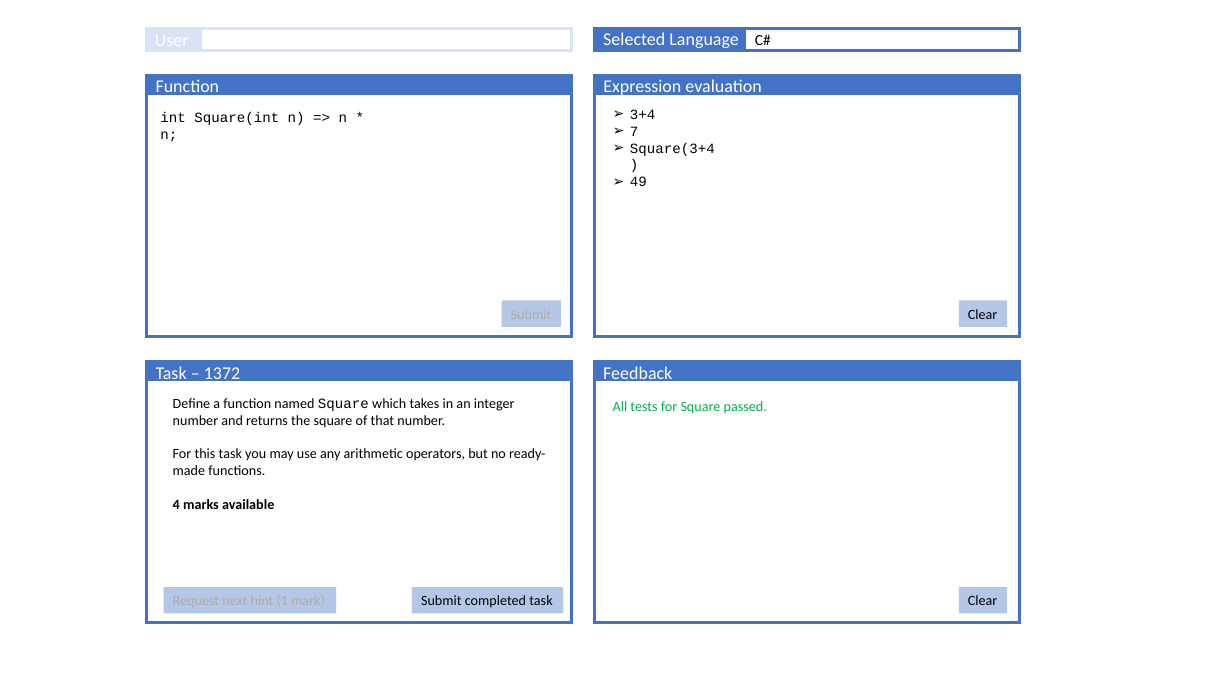
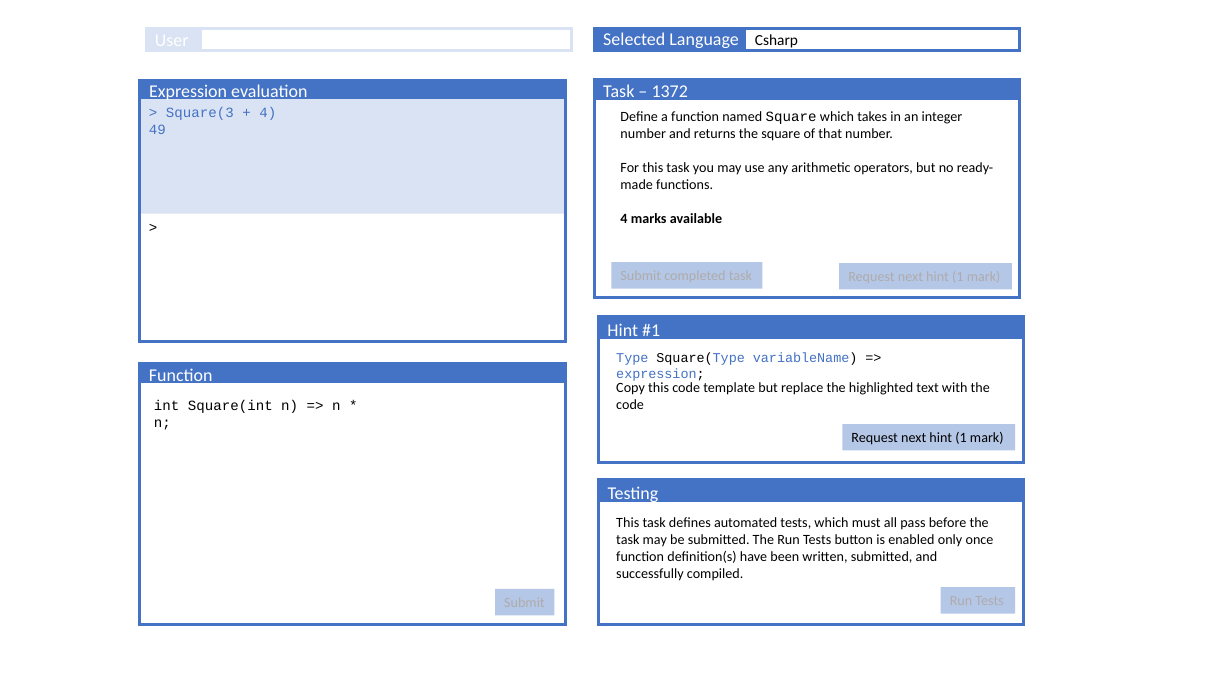
Before and after one commit to MetalUp/Express, a slide deck: slide 2 of ILE Design overview.pptx. Drawn at 1232x693 pixels with LibreOffice and Linux fonts; fonts in the diff are those of the drawing. Boxes give left, top, right and bottom in pixels: in the first picture for what was removed or moved away, otherwise in the second. Text is boxed around its words. In the diff, an @@ line names an element or a change of style, - is before the commit and + after.

```diff
--- a/ILE Design overview.pptx
+++ b/ILE Design overview.pptx
@@ text at (755, 34, 798, 50): text changed @@
-C#
+Csharp
@@ 2 rectangles, 1 text: place and size @@
-2 rectangles, 1 text at (594, 75, 1019, 336)
+2 rectangles, 1 text at (140, 80, 565, 342)
@@ text "Task – 1372": place and size @@
-text "Task – 1372" at (156, 366, 240, 384)
+text "Task – 1372" at (603, 84, 688, 103)
@@ rectangle: place and size @@
-rectangle at (146, 361, 571, 379)
+rectangle at (594, 79, 1019, 98)
@@ rectangle: place and size @@
-rectangle at (146, 361, 571, 623)
+rectangle at (594, 79, 1019, 298)
@@ rectangle added at (140, 102, 565, 213), fill #DAE3F3 @@
@@ rectangle added at (140, 99, 565, 142), fill #DAE3F3, 11 pt, text #4472C4 @@
+> Square(3 + 4)
+49
@@ text "Define a function named Square ..." rewrapped from (173, 398, 545, 509) to (620, 111, 993, 189) @@
@@ text removed at (630, 109, 715, 186) @@
-➢ 3+4
-➢ 7
-➢ Square(3+4)
-➢ 49
@@ rectangle added at (140, 213, 565, 325), fill #FFFFFF, 11 pt, text #000000 @@
+>
@@ rectangle added at (612, 262, 763, 289), fill #B4C7E7 @@
@@ rectangle: place and size @@
-rectangle at (164, 587, 336, 614)
+rectangle at (839, 263, 1012, 290)
@@ rectangle: place and size @@
-rectangle at (594, 361, 1019, 379)
+rectangle at (599, 317, 1024, 338)
@@ rectangle added at (599, 317, 1024, 463), outline #4472C4 2.25 pt @@
@@ text added at (607, 323, 660, 341), 14 pt, text #FFFFFF @@
+Hint #1
@@ rectangle removed at (959, 300, 1007, 327) @@
-Clear
@@ text added at (616, 352, 858, 381), 10.5 pt, text #4472C4 @@
+Type Square(Type variableName) => expression;
@@ text removed at (603, 366, 672, 384) @@
-Feedback
@@ text added at (616, 380, 990, 409), 11 pt, text #000000 @@
+Copy this code template but replace the highlighted text with the code
@@ text removed at (613, 401, 767, 414) @@
-All tests for Square passed.
@@ rectangle added at (843, 424, 1016, 451), fill #B4C7E7, 11 pt, text #000000 @@
+Request next hint (1 mark)
@@ rectangle: place and size @@
-rectangle at (594, 361, 1019, 623)
+rectangle at (599, 480, 1024, 626)
@@ rectangle added at (599, 480, 1024, 501), fill #4472C4, outline #4472C4 2.25 pt @@
@@ text added at (608, 486, 659, 504), 14 pt, text #FFFFFF @@
+Testing
@@ text added at (616, 517, 994, 581), 11 pt, text #000000 @@
+This task defines automated tests, which must all pass before the task may be submitted. The Run Tests button is enabled only once function definition(s) have been written, submitted, and successfully compiled.
@@ rectangle removed at (412, 587, 564, 614) @@
-Submit completed task
@@ 3 rectangles, 2 texts: place and size @@
-3 rectangles, 2 texts at (146, 75, 571, 336)
+3 rectangles, 2 texts at (140, 364, 565, 626)
@@ rectangle added at (941, 588, 1016, 615), fill #B4C7E7 @@
@@ rectangle removed at (959, 587, 1007, 614) @@
-Clear
```
Also in this commit, not shown: 1 slide added, 4 slides removed.
